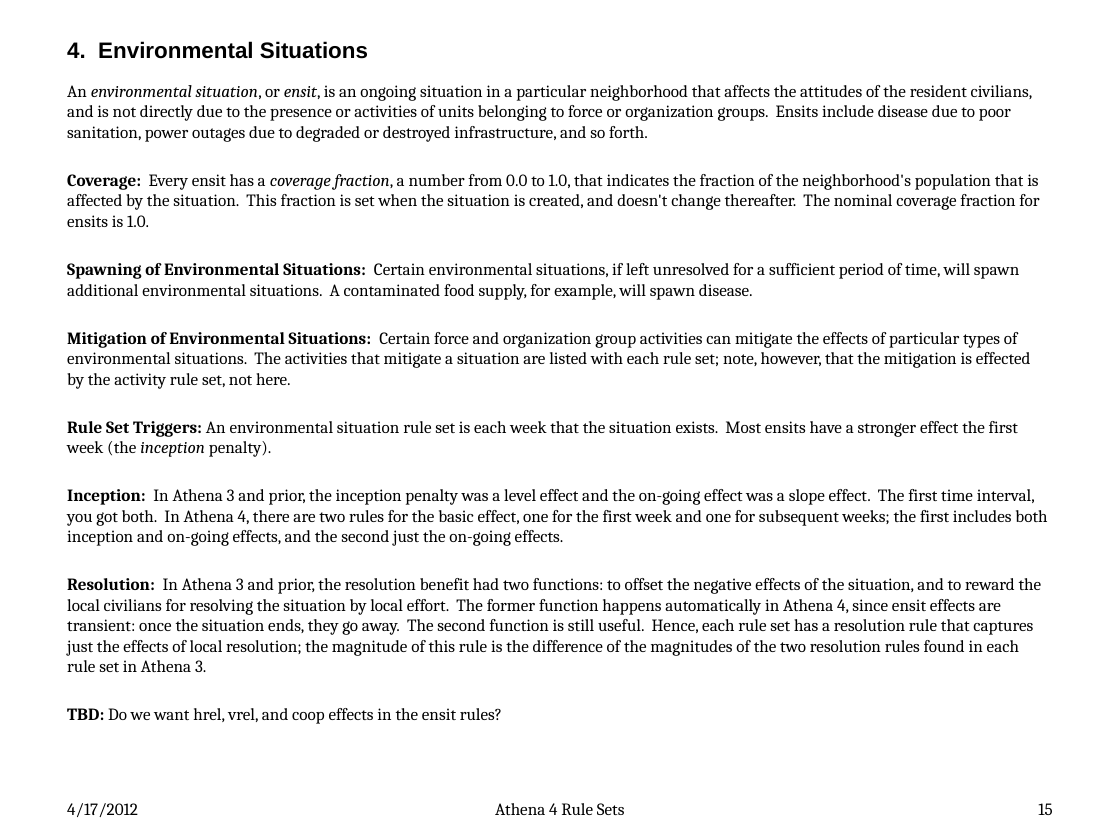
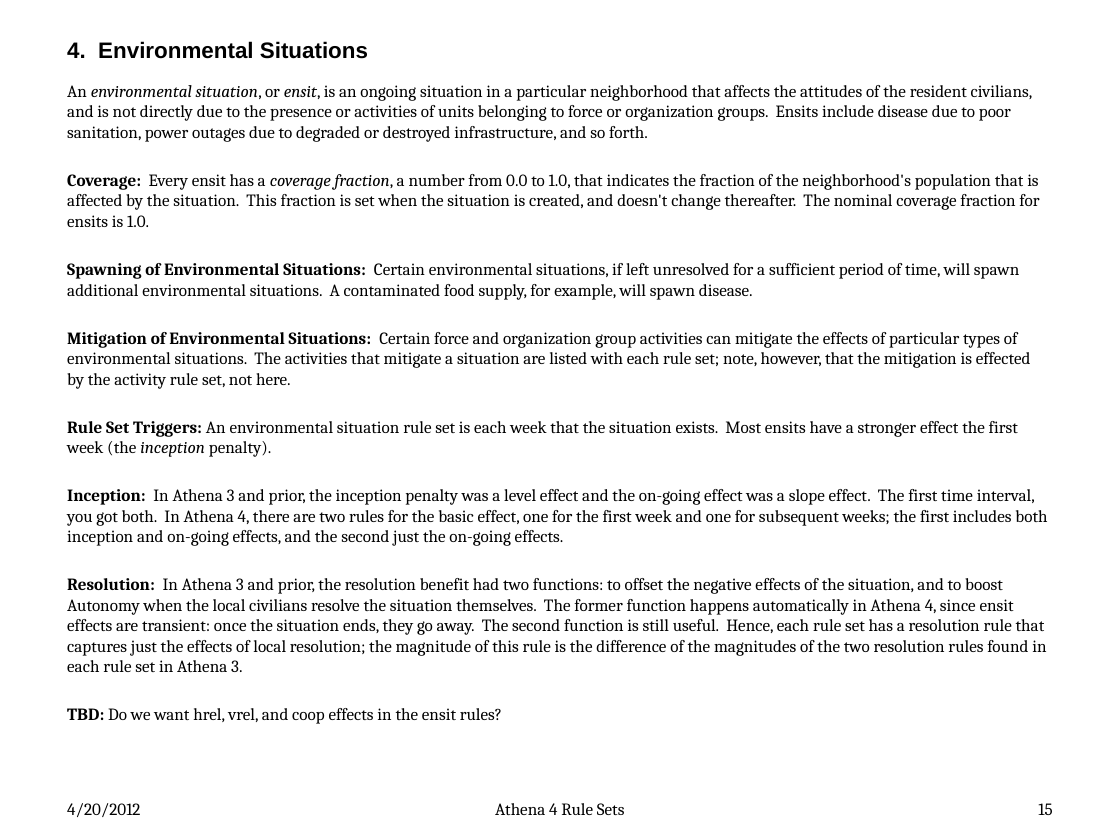
Before and after one commit to AthenaModel/athena-legacy, a slide deck: slide 15 of docs/dev/rules.pptx. Drawn at 1120x840 pixels with LibreOffice and Linux fonts; fonts in the diff are those of the drawing. Boxes give left, top, right and bottom in pixels: in the first picture for what was removed or moved away, otherwise in the second. Text is boxed around its words. In the diff, an @@ line names an element or a change of style, - is before the commit and + after.

```diff
--- a/docs/dev/rules.pptx
+++ b/docs/dev/rules.pptx
@@ text at [67,578,1046,672]: text changed @@
-Resolution: In Athena 3 and prior, the resolution benefit had two functions: to offset the negative effects of the situation, and to reward the local civilians for resolving the situation by local effort. The former function happens automatically in Athena 4, since ensit effects are transient: once the situation ends, they go away. The second function is still useful. Hence, each rule set has a resolution rule that captures just the effects of local resolution; the magnitude of this rule is the difference of the magnitudes of the two resolution rules found in each rule set in Athena 3.
+Resolution: In Athena 3 and prior, the resolution benefit had two functions: to offset the negative effects of the situation, and to boost Autonomy when the local civilians resolve the situation themselves. The former function happens automatically in Athena 4, since ensit effects are transient: once the situation ends, they go away. The second function is still useful. Hence, each rule set has a resolution rule that captures just the effects of local resolution; the magnitude of this rule is the difference of the magnitudes of the two resolution rules found in each rule set in Athena 3.
@@ text at [67,803,140,817]: text changed @@
-4/17/2012
+4/20/2012
```
Also in this commit, not shown: 75 other slides changed, 52 other files.
